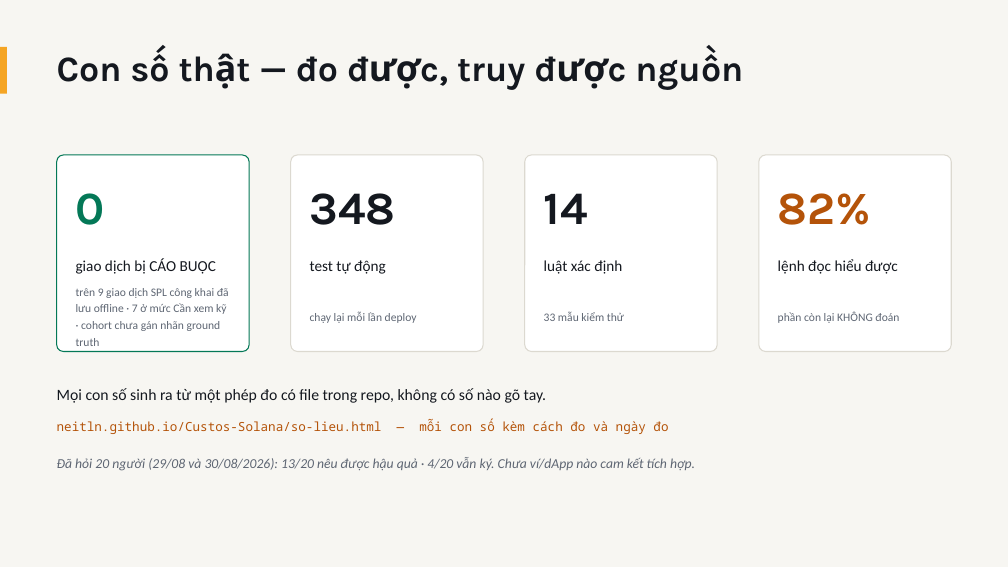
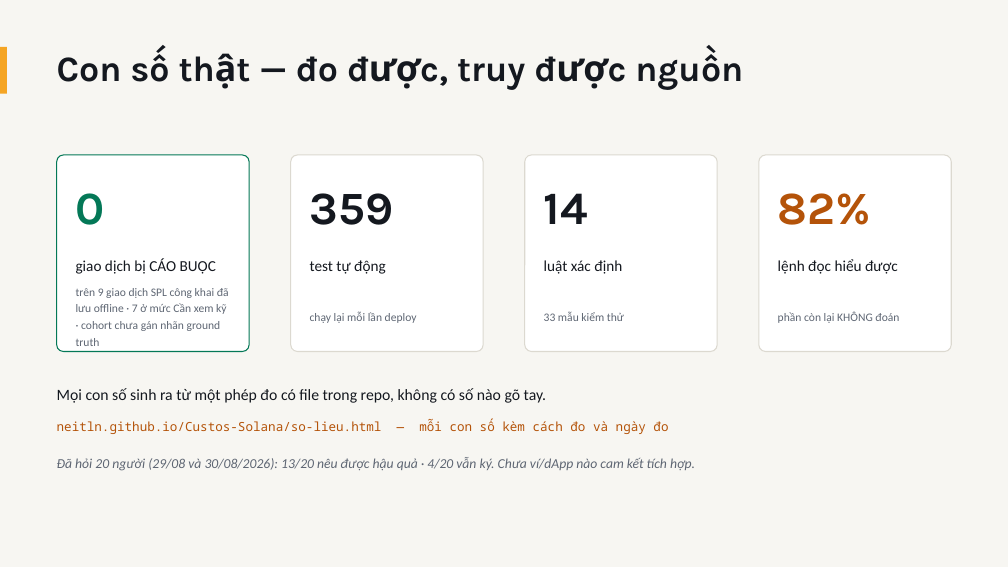
Before and after one commit to NeitLN/Custos-Solana, a slide deck: slide 9 of docs/nop-bai/CUSTOS-PITCH.pptx. Drawn at 1008x567 pixels with LibreOffice and Linux fonts; fonts in the diff are those of the drawing. Boxes give left, top, right and bottom in pixels: in the first picture for what was removed or moved away, otherwise in the second. Text is boxed around its words. In the diff, an @@ line names an element or a change of style, - is before the commit and + after.

```diff
--- a/docs/nop-bai/CUSTOS-PITCH.pptx
+++ b/docs/nop-bai/CUSTOS-PITCH.pptx
@@ text at bbox=[310, 193, 394, 225]: text changed @@
-348
+359
```
Also in this commit, not shown: 9 other files.
